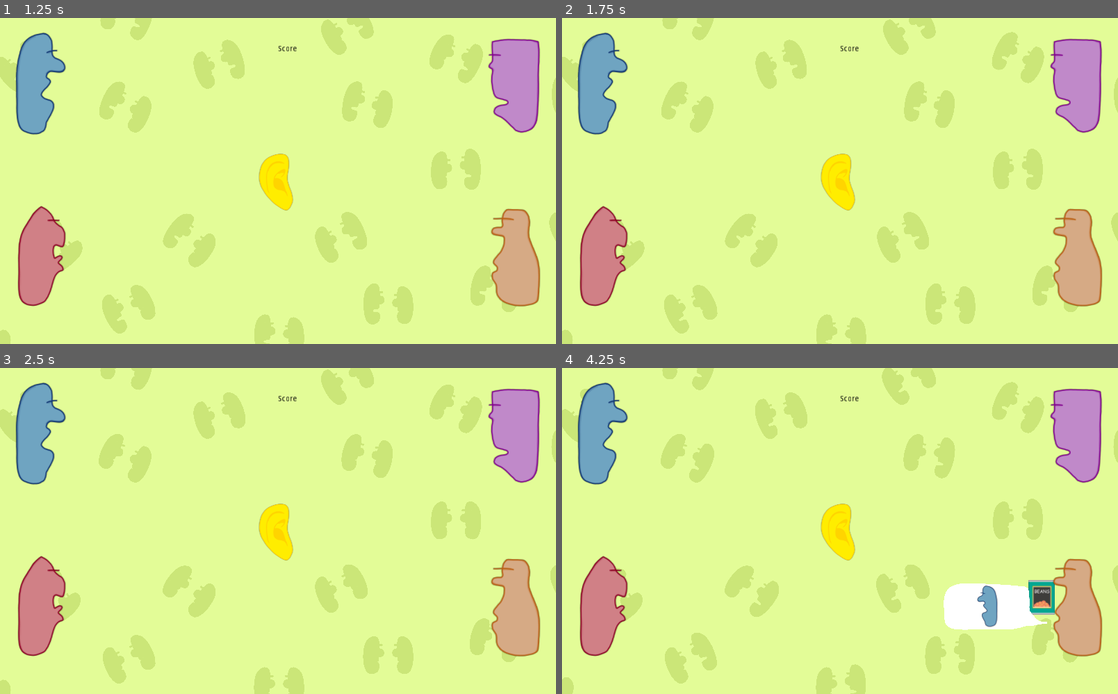
Above: before the commit, frames 1-4 (two rows, left to right).
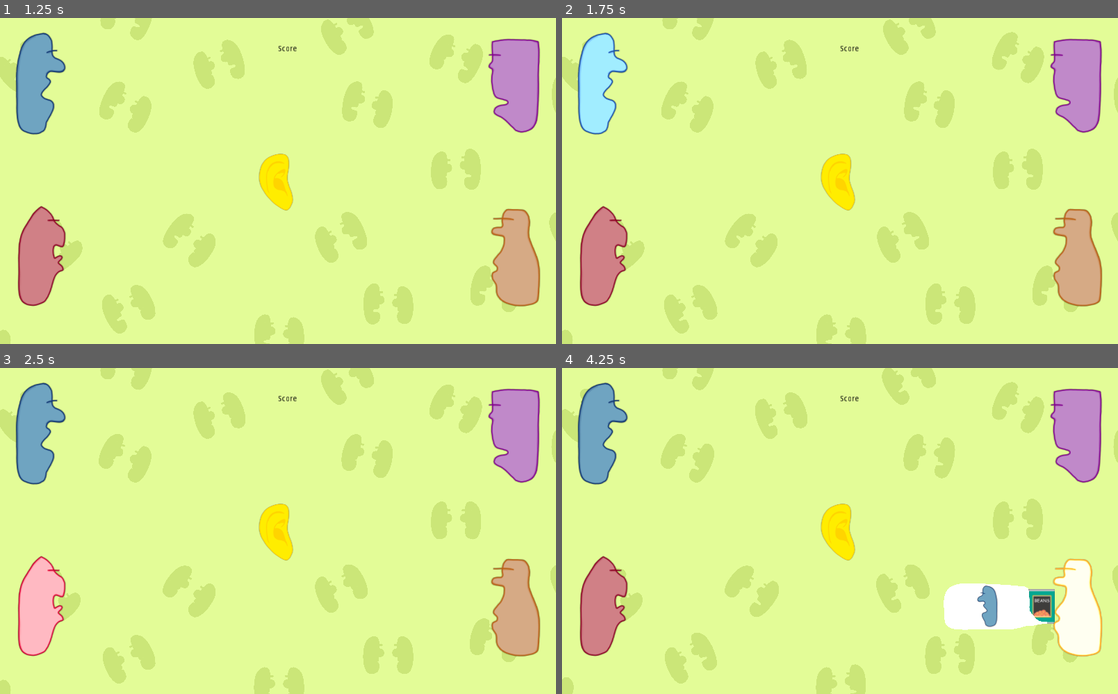
Above: after the commit, the same moments.

Repository: FyshStyx/SpillTheBeans
Game: Godot game, scene res://MainMenu.tscn
The game is run twice, just before and just after one commit, with the same random seed, the same clock (stepped at 60 frames per second) and the same inputs. The engine's default icon, where the game draws it, is replaced by a stand-in: a white triangle on a blue panel in a dark square.
Inputs (mouse positions are in pixels of both pictures, inside the frame that each line leads up to):
- Up to frame 1 (1.25 s): click "Play" at 0.5 s
- Up to frame 2 (1.75 s): move the mouse to (600, 83) at 1.27 s; click (600, 83) at 1.42 s
- Up to frame 3 (2.5 s): move the mouse to (38, 605) at 2.02 s; click (38, 605) at 2.17 s
- Up to frame 4 (4.25 s): move the mouse to (1079, 433) at 2.77 s; click (1079, 433) at 2.92 s; move the mouse to (1079, 605) at 3.52 s; click (1079, 605) at 3.67 s

Frame 1 is identical in both runs. In frame 2, 1.8% of the frame differs, in the area x 2-12%, y 4-36%; in frame 3, 1.9%; in frame 4, 2.4%, in the area x 83-98%, y 58-89%.

Commit message:
heads now glow when hovered to afford clickability

Diff:
--- a/beans/Scenes/BeanCan.tscn
+++ b/beans/Scenes/BeanCan.tscn
@@ -17,12 +17,10 @@
 script = ExtResource( 2 )
 
 [node name="BeanCan" type="Sprite" parent="."]
-position = Vector2( 3.72529e-09, -17 )
 scale = Vector2( 0.03, 0.03 )
 texture = ExtResource( 1 )
 
 [node name="CollisionShape2D" type="CollisionShape2D" parent="."]
-position = Vector2( 0, -17.25 )
 shape = SubResource( 1 )
 
 [node name="Tween" type="Tween" parent="."]
--- a/beans/Scenes/Bluford.tscn
+++ b/beans/Scenes/Bluford.tscn
@@ -5,6 +5,6 @@
 
 [node name="Bluford" instance=ExtResource( 1 )]
 
-[node name="Bluford" type="Sprite" parent="." index="2"]
+[node name="Character" type="Sprite" parent="." index="2"]
 scale = Vector2( 0.05, 0.05 )
 texture = ExtResource( 2 )
--- a/beans/Scenes/Ewart.tscn
+++ b/beans/Scenes/Ewart.tscn
@@ -5,6 +5,6 @@
 
 [node name="Ewart" instance=ExtResource( 1 )]
 
-[node name="Ewart" type="Sprite" parent="." index="2"]
+[node name="Character" type="Sprite" parent="." index="2"]
 scale = Vector2( 0.05, 0.05 )
 texture = ExtResource( 2 )
--- a/beans/Scenes/Ferdo.tscn
+++ b/beans/Scenes/Ferdo.tscn
@@ -5,6 +5,6 @@
 
 [node name="Ferdo" instance=ExtResource( 1 )]
 
-[node name="Ferdo" type="Sprite" parent="." index="2"]
+[node name="Character" type="Sprite" parent="." index="2"]
 scale = Vector2( 0.05, 0.05 )
 texture = ExtResource( 2 )
--- a/beans/Scenes/Gorm.tscn
+++ b/beans/Scenes/Gorm.tscn
@@ -5,6 +5,6 @@
 
 [node name="Gorm" instance=ExtResource( 1 )]
 
-[node name="Gorm" type="Sprite" parent="." index="2"]
+[node name="Character" type="Sprite" parent="." index="2"]
 scale = Vector2( 0.05, 0.05 )
 texture = ExtResource( 2 )
--- a/beans/Scenes/Head.tscn
+++ b/beans/Scenes/Head.tscn
@@ -30,5 +30,10 @@
 "_editor_description_": "When fired, activates the hide() method of parent sprite"
 }
 
+[node name="Tween" type="Tween" parent="."]
+
 [connection signal="input_event" from="." to="." method="_on_Head_input_event"]
+[connection signal="mouse_entered" from="." to="." method="_on_Head_mouse_entered"]
+[connection signal="mouse_exited" from="." to="." method="_on_Head_mouse_exited"]
 [connection signal="timeout" from="HideBubble" to="SpeechBubble" method="hide"]
+[connection signal="tween_completed" from="Tween" to="." method="_on_Tween_tween_completed"]
--- a/beans/Scripts/BeanCan.gd
+++ b/beans/Scripts/BeanCan.gd
@@ -70,7 +70,7 @@
 
 
 # When can is clicked, highlight it
-func _on_Can_input_event(viewport, event, shape_idx):
+func _on_Can_input_event(_viewport, event, _shape_idx):
 
 	if event is InputEventMouseButton:
 		if event.pressed:
--- a/beans/Scripts/Head.gd
+++ b/beans/Scripts/Head.gd
@@ -2,11 +2,14 @@
 
 
 var can = preload("res://Scenes/BeanCan.tscn")
-
+var light_tween
+var tween_values
 
 # Called when the node enters the scene tree for the first time.
 func _ready():
 	$"SpeechBubble".hide()
+	light_tween = $Tween
+	tween_values = [Color(1,1,1,1), Color(2,2,2,1)]
 
 
 func create_new_can(target_head):
@@ -112,3 +115,38 @@
 
 func _on_NewBeans_gorm_trigger(target_head):
 	create_new_can(target_head)
+
+
+
+# Go from no glow to glow. Triggered by hovering over the head
+func start_glow():
+	# Note that we are blindly tageting the node Character
+	# this is not a node in Head, but it is a node in all of our characters
+	# there is probably a safer way to do this by inheriting this script into
+	# a subscript which all our characters could use - but since
+	# this Jam is almost over we just gonna do this
+	# P.S The reason I do this is so the speech bubble doesn't glow, just the character sprite
+	light_tween.interpolate_property($Character, "modulate", tween_values[0], tween_values[1], 1, Tween.TRANS_SINE, Tween.EASE_IN_OUT)
+	light_tween.start()
+
+# When the tween finishes, swap the order of the values in the list
+# this effectively swaps the start and end color values
+# e.g. started at no glow, end at glow - need to swap for next tween run
+func _on_Tween_tween_completed(_object, _key):
+	tween_values.invert()
+	start_glow()
+
+func _on_Head_mouse_entered():
+	start_glow()
+
+# Stop tween and forcibly set modulate to default (remove glow basically)
+func _on_Head_mouse_exited():
+	print("Mouse exited")
+	# Check if the tween is actually running
+	if light_tween.is_active():
+		print("Detected active tween")
+		# Stop tween and remove from can (better than stop as stop just pauses the running tween
+		# so it will cause problems if we try to initialise another one from start glow)
+		light_tween.remove_all()
+		# Reset can modulate to default
+		$Character.set_modulate(Color(1,1,1,1))
